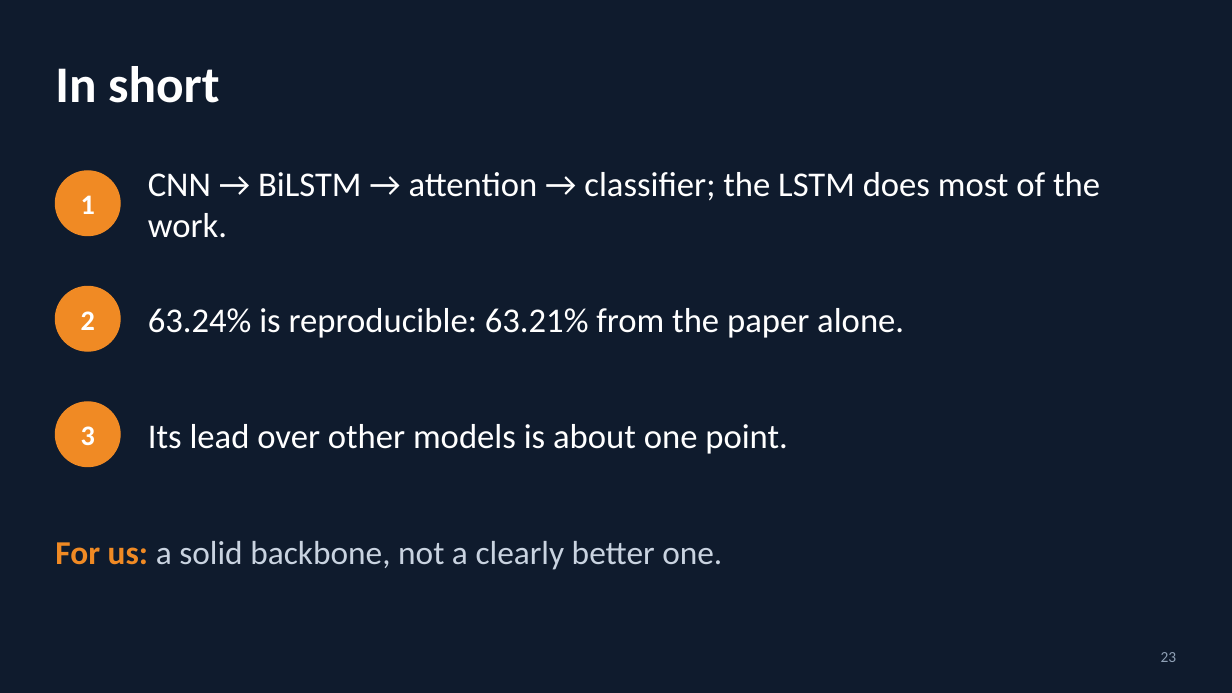
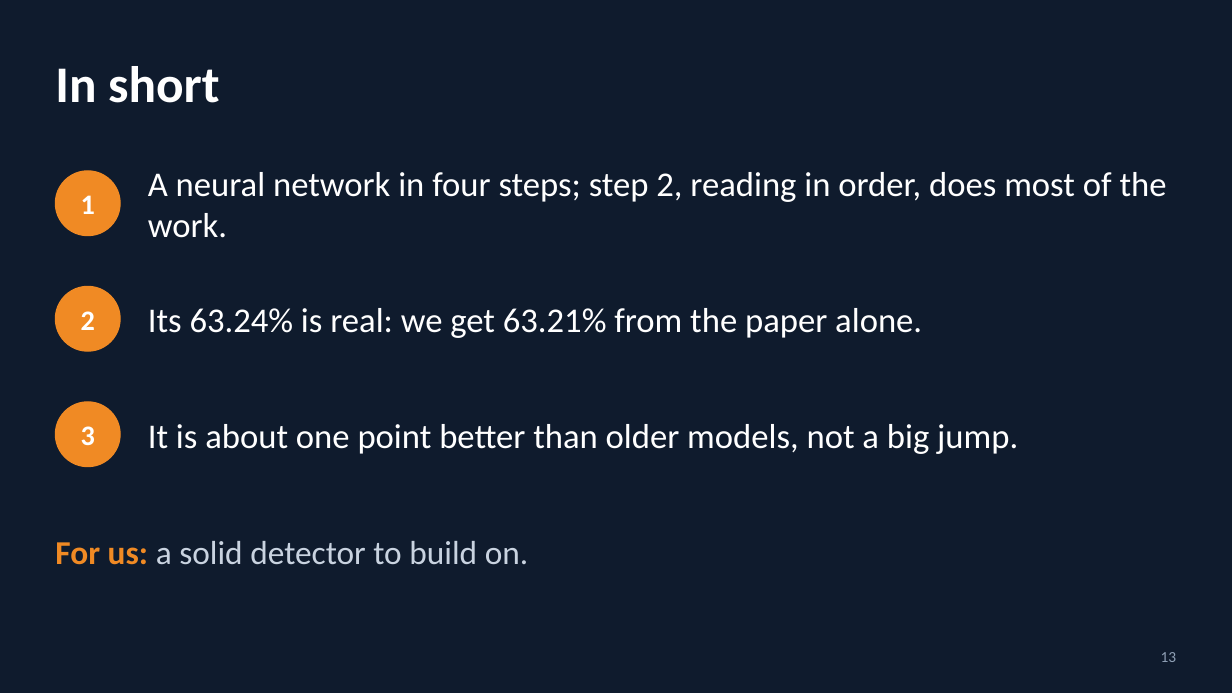
Before and after one commit to YusufBilo78/amc, a slide deck: slide 13 of deck/moshe_paper_icrnna.pptx (slide 23 before the commit). Drawn at 1232x693 pixels with LibreOffice and Linux fonts; fonts in the diff are those of the drawing. Boxes give left, top, right and bottom in pixels: in the first picture for what was removed or moved away, otherwise in the second. Text is boxed around its words. In the diff, an @@ line names an element or a change of style, - is before the commit and + after.

```diff
--- a/deck/moshe_paper_icrnna.pptx
+++ b/deck/moshe_paper_icrnna.pptx
@@ text at [148, 172, 1167, 238]: text changed @@
-CNN → BiLSTM → attention → classifier; the LSTM does most of the work.
+A neural network in four steps; step 2, reading in order, does most of the work.
@@ text at [148, 308, 922, 338]: text changed @@
-63.24% is reproducible: 63.21% from the paper alone.
+Its 63.24% is real: we get 63.21% from the paper alone.
@@ text at [148, 424, 1018, 454]: text changed @@
-Its lead over other models is about one point.
+It is about one point better than older models, not a big jump.
@@ text at [55, 541, 529, 565]: text changed @@
-For us: a solid backbone, not a clearly better one.
+For us: a solid detector to build on.
@@ text at [1161, 652, 1177, 662]: text changed @@
-23
+13
```
Also in this commit, not shown: 17 other slides changed, 6 slides added, 4 slides removed, 4 other files.
